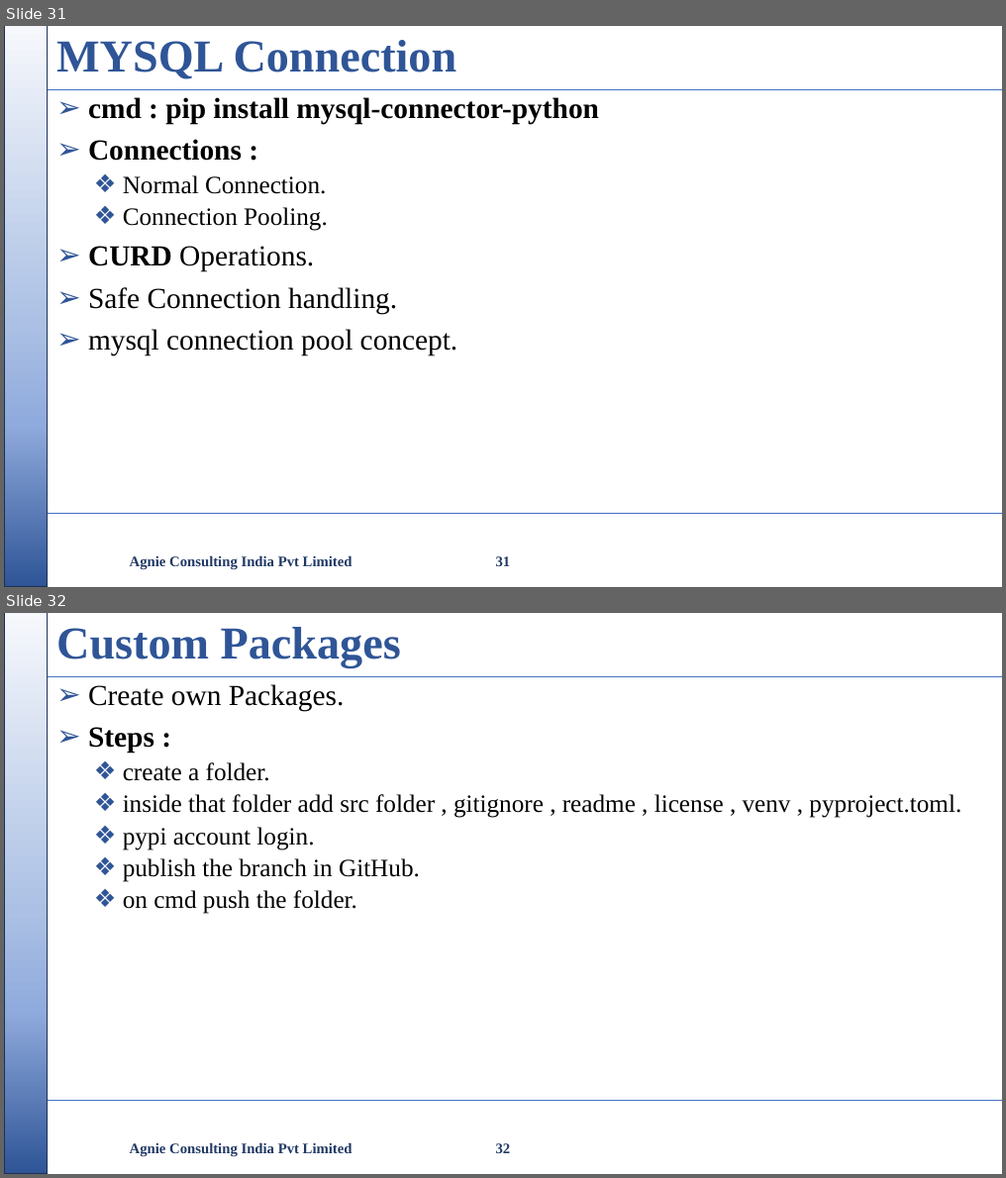
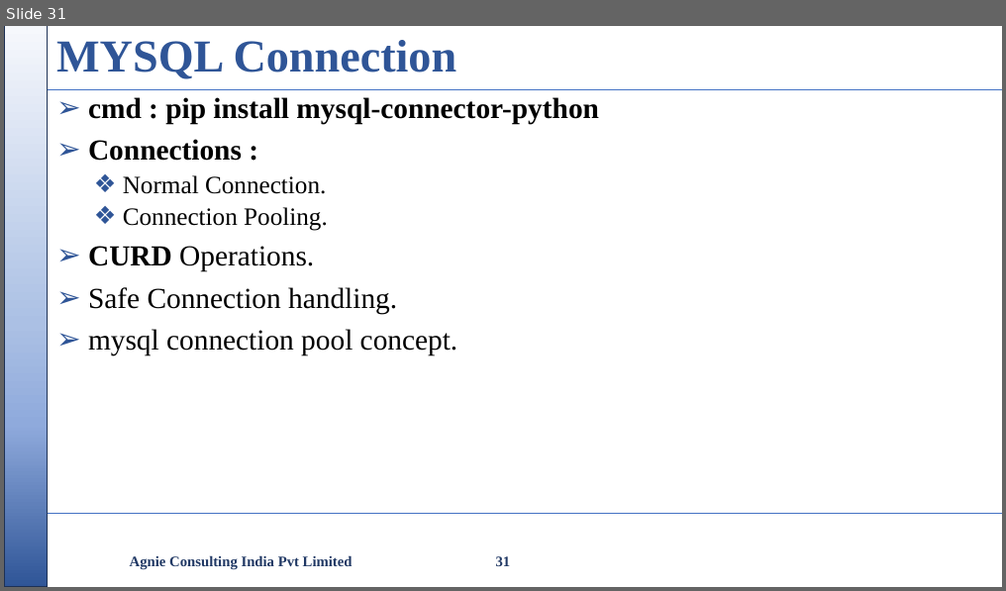
Before and after one commit to nikishdaniel1-del/Python-Cls, a slide deck: python class/Python Class.pptx. Shown one above the other, each under a label of ours: slides 31 and 32 before the commit, slide 31 after it. The pictures are 1006x1178 and 1006x591 pixels, drawn with LibreOffice and Linux fonts; fonts in the diff are those of the drawing; background and template pictures are left out. Boxes give left, top, right and bottom in pixels: in the first picture for what was removed or moved away, otherwise in the second. Text is boxed around its words. In the diff, an @@ line names an element or a change of style, - is before the commit and + after.

```diff
--- a/python class/Python Class.pptx
+++ b/python class/Python Class.pptx
@@ slide 32 removed at [4,613,1002,1174], background #FFFFFF; not listed: 3 template elements that a slide beside it also shows @@
@@ title removed at [56,627,401,668] @@
-Custom Packages
@@ text removed at [88,684,961,914] @@
-➢ Create own Packages.
-➢ Steps :
-  ❖ create a folder.
-  ❖ inside that folder add src folder , gitignore , readme , license , venv , pyproject.toml.
-  ❖ pypi account login.
-  ❖ publish the branch in GitHub.
-  ❖ on cmd push the folder.
@@ text removed at [130,1143,352,1157] @@
-Agnie Consulting India Pvt Limited
@@ page number removed at [496,1144,511,1154] @@
-32
```
Also in this commit, not shown: 3 slides changed, 1 other slide removed, 1 other file.
